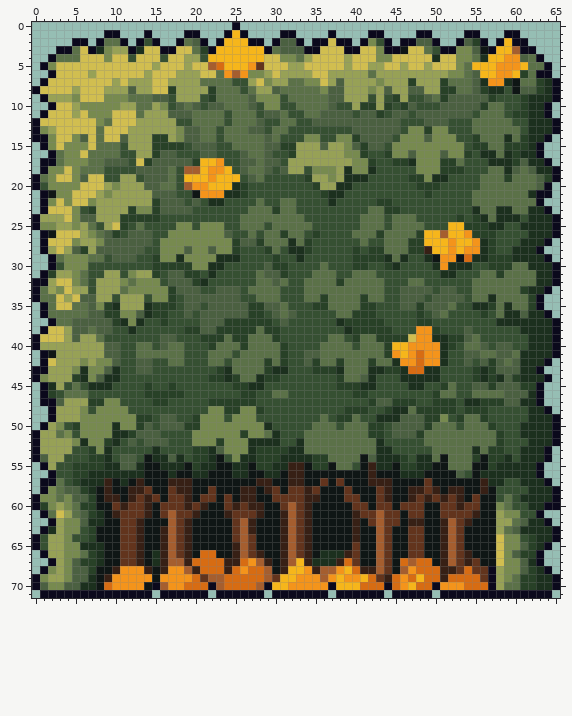
One commit to this pixel-art file: art/source/park_hedge/park_hedge.aseprite. That is the earlier state.
66x72 pixels, 1 frame.
New version:
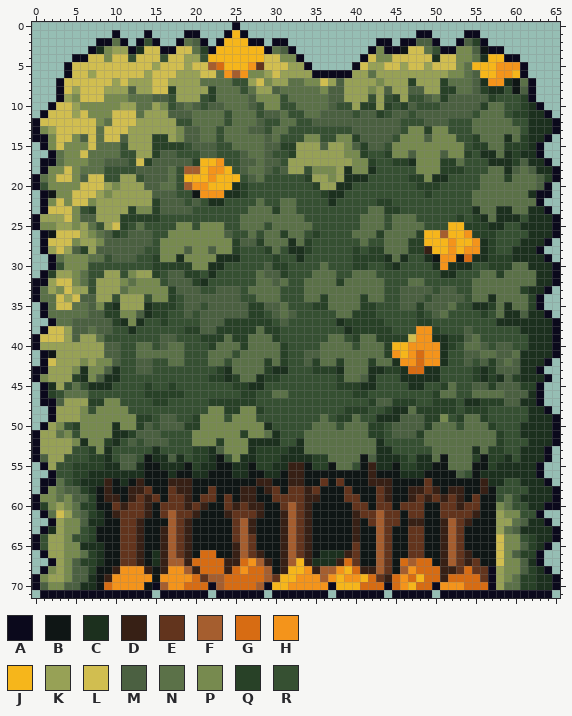
Palette (. is transparent): A #0b091c  B #0f1615  C #1c301e  D #372015  E #62341d  F #a55e2f  G #d76c13  H #f4941b  J #f6b61b  K #97a156  L #d1be50  M #4b6041  N #5b7148  P #778a4f  Q #284127  R #365032
Change:
y 1: x 9 A -> .; x 31..32 AA -> ..; x 37 A -> .; x 42..43 AA -> ..; x 59..60 AA -> ..
y 2: x 5..6 AA -> ..; x 9 N -> A; x 31..33 MMA -> A..; x 35..39 AALAA -> .....; x 41..43 APR -> ..A; x 58..61 AJAA -> ....
y 3: x 3..6 AANL -> ....; x 32..42 MMAALLLAALL -> A.........A; x 58..62 JJFAA -> A....
y 4: x 2..6 ANNNL -> ...AA; x 33..41 NKLLLLKLL -> A.......A; x 59..63 HHMNA -> AA...
y 5: x 1..4 APLL -> ...A; x 34..40 LLLLLKL -> A.....A; x 61..64 JNNA -> A...
y 6: x 2..4 ALL -> ..A; x 35..39 LLKKK -> AAAAA; x 61..64 QNAA -> A...
y 7: x 1..3 ALL -> ..A; x 62..65 NQCA -> A...
y 8: x 0..3 ALLL -> ...A; x 62..65 MQCA -> A...
y 9: x 1..3 AKK -> ..A; x 62..65 CCCA -> A...
y 10: x 63..64 CA -> A.
